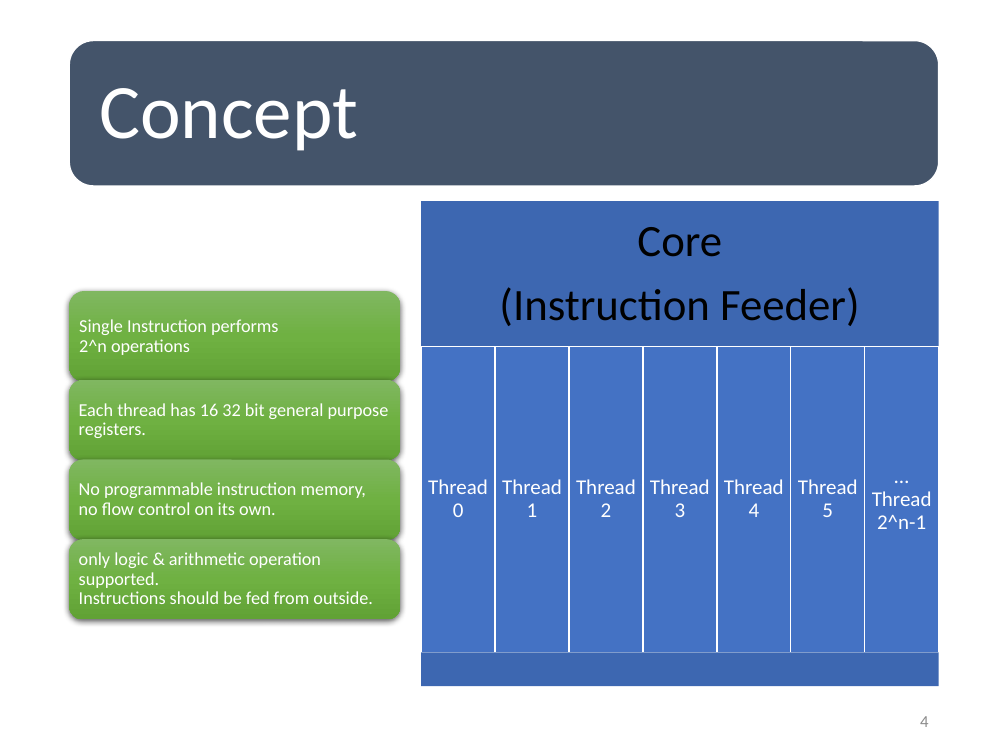
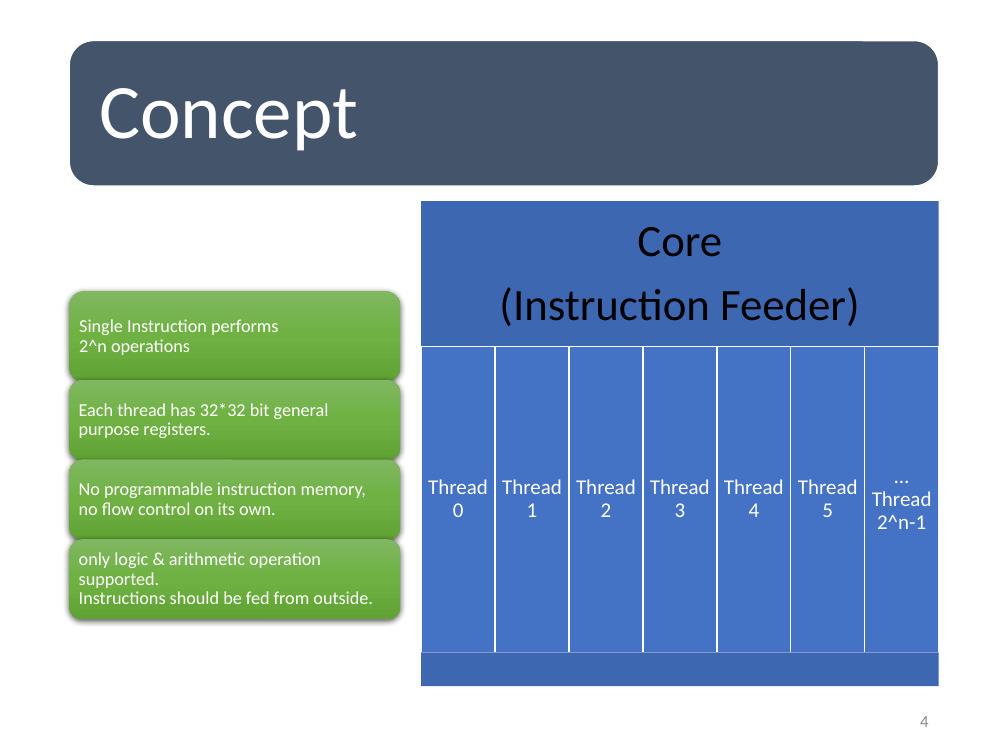
Before and after one commit to HappyNY/y3s1_socterm, a slide deck: slide 4 of docs/term_mid_우주선.pptx. Drawn at 1008x756 pixels with LibreOffice and Linux fonts; fonts in the diff are those of the drawing. Boxes give left, top, right and bottom in pixels: in the first picture for what was removed or moved away, otherwise in the second. Text is boxed around its words. In the diff, an @@ line names an element or a change of style, - is before the commit and + after.

```diff
--- a/docs/term_mid_우주선.pptx
+++ b/docs/term_mid_우주선.pptx
@@ text at box(79, 403, 329, 438): text changed @@
-Each thread has 16 32 bit general purpose registers.
+Each thread has 32*32 bit general purpose registers.
```
Also in this commit, not shown: 5 other slides changed, 7 slides added, 3 other files.
